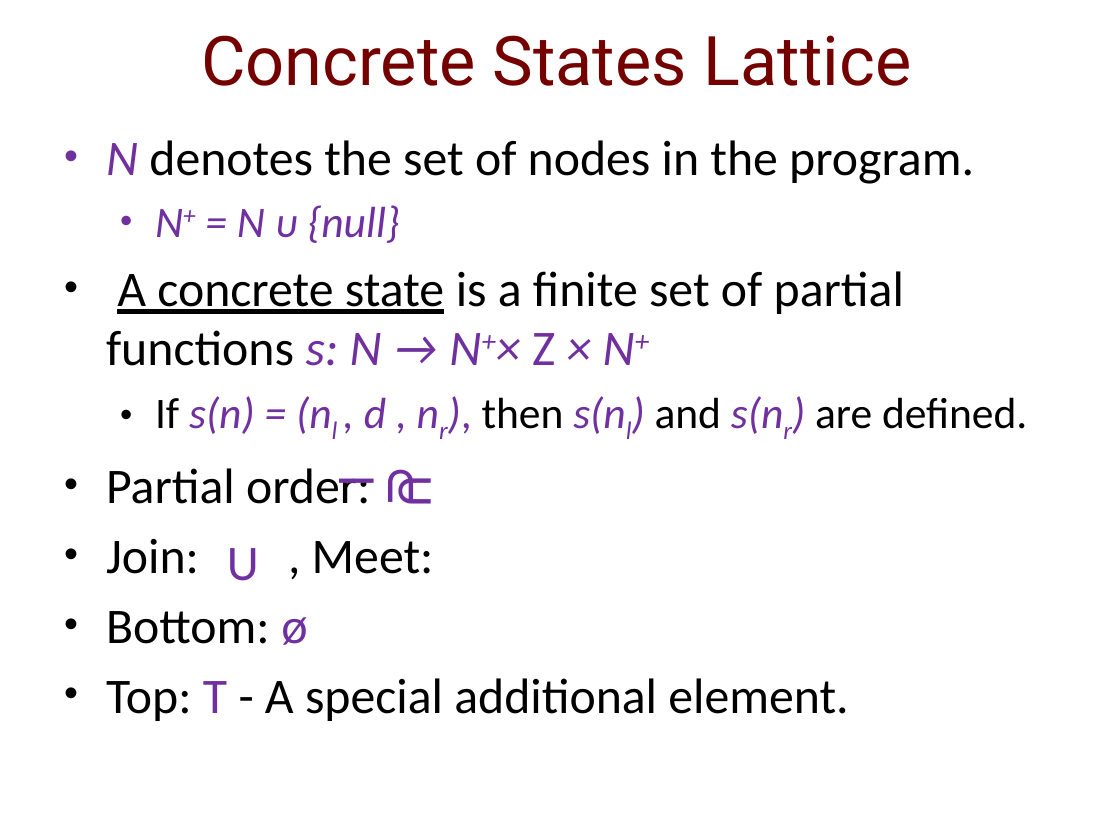
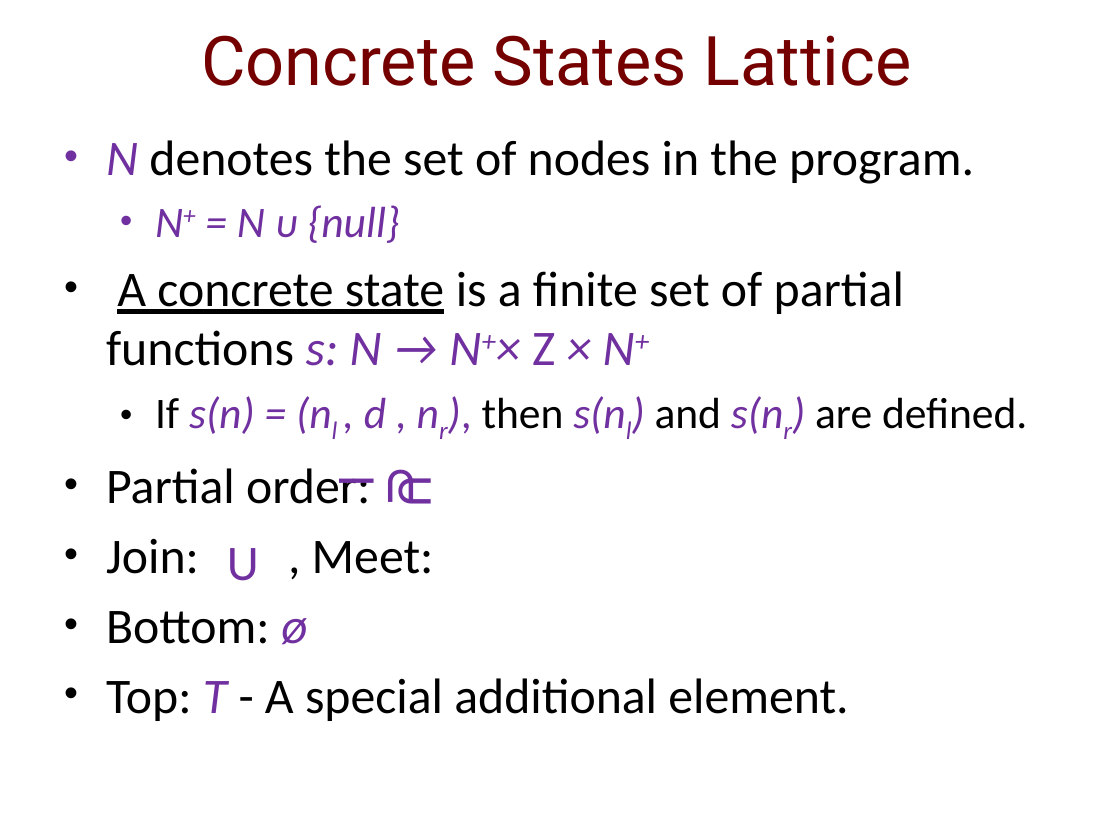
Before and after one commit to IdoBegun/PAAV_Project, a slide deck: slide 8 of Project Presentation.pptx. Drawn at 1120x840 pixels with LibreOffice and Linux fonts; fonts in the diff are those of the drawing; background and template pictures are left out. Boxes give left, top, right and bottom in pixels: in the first picture for what was removed or moved away, otherwise in the second. Text is boxed around its words. In the diff, an @@ line names an element or a change of style, - is before the commit and + after.

```diff
--- a/Project Presentation.pptx
+++ b/Project Presentation.pptx
@@ text at [106, 611, 848, 721]: italic on in "ø", "T" @@
```
Also in this commit, not shown: 4 other slides changed, 4 slides added.
